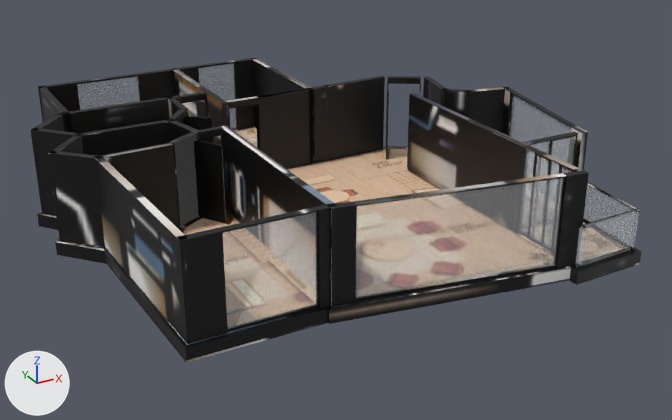
One commit to the glTF model _bake/glb/gol-22/model.glb: the scene before it, then after it.
Camera for both pictures: a 50 mm lens placed at (-10.44, -20.48, 9.79), pointed at (0.41, -0.75, -0.07). The axes (+X, +Y, +Z) are drawn at lower left. The lights are the same throughout. The picture after the commit comes second. Where no turn or scale is listed for an object, it has been applied to the vertices. Vertices at exactly the same position are counted once.

The scene before the commit, as lines of its bpy script (objects in view):
```python
mat_baked = bpy.data.materials.new('baked')
mat_baked.use_nodes = True; mat_baked.node_tree.nodes.clear()
_N = mat_baked.node_tree.nodes; _L = mat_baked.node_tree.links
n0 = _N.new('ShaderNodeBsdfPrincipled'); n0.name = 'Principled BSDF'
n1 = _N.new('ShaderNodeOutputMaterial'); n1.name = 'Material Output'
n2 = _N.new('ShaderNodeTexImage'); n2.name = 'Image Texture'
n2.image = img_model_glb
n3 = _N.new('ShaderNodeMapping'); n3.name = 'Mapping'
n3.inputs[1].default_value = (0.00139, -14.92, 0.0)  # 'Location'
n3.inputs[3].default_value = (15.96, 15.91, 1.0)  # 'Scale'
n4 = _N.new('ShaderNodeUVMap'); n4.name = 'UV Map'
n4.uv_map = 'UVMap'
_L.new(n0.outputs[0], n1.inputs[0])  # 'BSDF' to 'Surface'
_L.new(n2.outputs[0], n0.inputs[0])  # 'Color' to 'Base Color'
_L.new(n3.outputs[0], n2.inputs[0])  # 'Vector' to 'Vector'
_L.new(n4.outputs[0], n3.inputs[0])  # 'UV' to 'Vector'
me_mesh_0 = bpy.data.meshes.new('Mesh_0')
me_mesh_0.from_pydata(...)  # 2339 vertices, 4036 faces; spans x 0.0..13.1, y -13.14..0.0, z 0.0..2.62
me_mesh_0.materials.append(mat_baked)
me_mesh_2 = bpy.data.meshes.new('Mesh_2')
me_mesh_2.from_pydata(...)  # 8 vertices, 12 faces; spans x 10.14..12.03, y -12.99..-12.89, z 0.36..1.36
me_mesh_2.materials.append(mat_glass_rt)  # white #edf3f9
me_mesh_5 = bpy.data.meshes.new('Mesh_5')
me_mesh_5.from_pydata(...)  # a box spanning x 6.0..7.25, y -0.17..-0.15, z 0.36..2.61
me_mesh_5.materials.append(mat_glass_rt)  # white #edf3f9
ob_mesh_0 = bpy.data.objects.new('Mesh_0', me_mesh_0)
ob_mesh_0.location = (-6.57, 6.57, -0.36)
ob_mesh_2 = bpy.data.objects.new('Mesh_2', me_mesh_2)
ob_mesh_2.location = (-6.57, 6.57, -0.36)
ob_mesh_5 = bpy.data.objects.new('Mesh_5', me_mesh_5)
ob_mesh_5.location = (-6.57, 6.57, -0.36)
# also in view: 'Mesh_6' at (-3.5, -5.16, 1.13); 'Mesh_10' at (5.96, -2.11, 1.13); 'Mesh_1' at (5.48, -5.21, 0.5); 'Mesh_7' at (0.77, -5.72, 1.13); 'Mesh_4' at (-3.4, 6.41, 1.13)
```
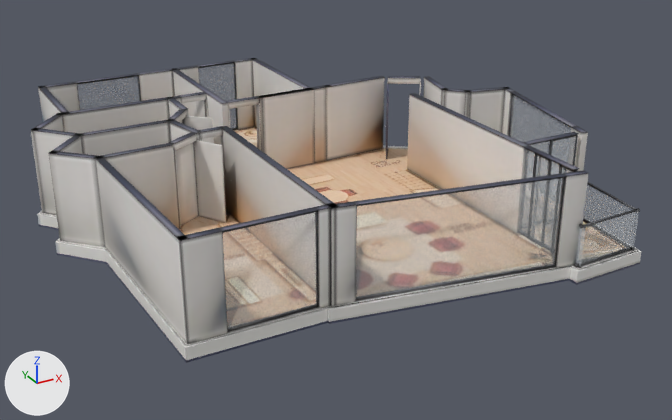
The change, as a list of edits to the scene's bpy script:
```text
Change mat_baked:
    where n3 = _N.new('ShaderNodeMapping'); n3.name = 'Mapping'
    n3.inputs[1].default_value: (0.00139, -14.92, 0.0) -> (0.00117, -14.97, 0.0)  # 'Location'
    n3.inputs[3].default_value: (15.96, 15.91, 1.0) -> (15.52, 15.97, 1.0)  # 'Scale'
Change me_mesh_0:
    used by ob_mesh_0; location = (-6.57, 6.57, -0.36)
    remove me_mesh_0.from_pydata(...)  # 2339 vertices, 4036 faces; spans x 0.0..13.1, y -13.14..0.0, z 0.0..2.62
    add me_mesh_0.from_pydata(...)  # 2800 vertices, 5054 faces; spans x 0.0..13.1, y -13.14..0.0, z 0.0..2.62
    me_mesh_0 part 1: a new loose piece, a box spanning x 4.03..4.2, y -4.17..-2.9, z 0.36..2.61, in mat_baked
    me_mesh_0 part 2: a new loose piece, a box spanning x 4.033..4.207, y -4.172..-2.896, z 2.61..2.622, in mat_baked
    me_mesh_0 part 3: the loose piece of 8 vertices spanning x 4.03..4.21, y -4.18..-2.89, z 2.61..2.62 is deleted
    me_mesh_0 part 4: 1 vertex moved within x 8.33, y -3.88, z 0.04; 23 vertices removed from x 0.12..8.0, y -11.68..-2.89, z 0.36..2.62; 476 vertices added at x 0.13..12.3, y -12.91..-0.08, z 0.0..2.62
    me_mesh_0 part 5: 2891 kept faces spanning x 0.0..13.1, y -13.14..-0.08, z 0.0..2.62 get new texture (UV) coordinates
```

Pixel boxes [x1, y1, x2, y2] of what changed, in the pictures (672 x 420 px):
'Mesh_0', surface changed (black to grey): [31, 58, 642, 363] in both
part 1 of me_mesh_0, added: after [168, 100, 189, 118]
part 2 of me_mesh_0, added: after [167, 97, 188, 110]
part 3 of me_mesh_0, deleted: before [166, 97, 188, 110]
part 4 of me_mesh_0, reshaped: before [50, 60, 331, 305]; after [37, 59, 641, 363]
part 5 of me_mesh_0, surface changed (black to grey): [31, 60, 642, 344] in both
